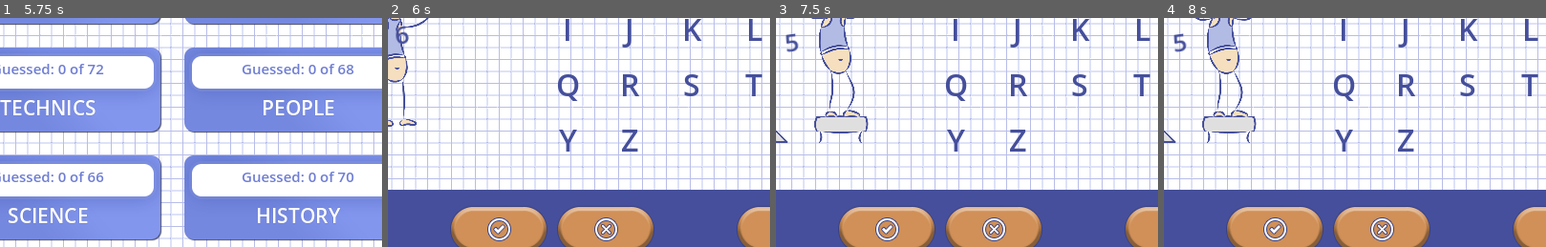
Above: before the commit, frames 1-4 (left to right).
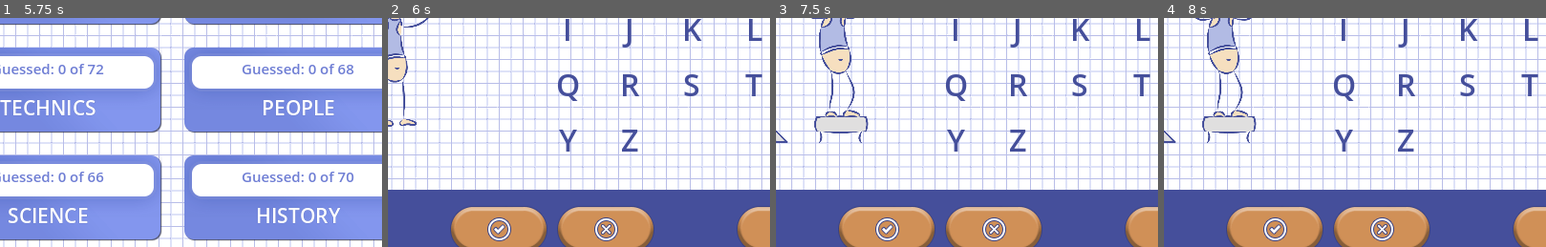
Above: after the commit, the same moments.

Repository: trinarr/hangman20_godot
Game: Godot game, scene res://scenes/Main.tscn
The game is run twice, just before and just after one commit, with the same random seed, the same clock (stepped at 60 frames per second) and the same inputs.
Inputs (mouse positions are % of the whole screen's width and height, from its top left):
- Up to frame 1 (5.75 s): click (90, 17) at 0.5 s; click (32, 50) at 1.27 s; click (90, 17) at 2 s; click (68, 50) at 2.77 s; click (90, 17) at 3.5 s; click (32, 50) at 4.27 s; tap Enter at 5 s; move the mouse to (33, 44) at 5.02 s; click (33, 44) at 5.17 s
- Up to frame 2 (6 s): click (18, 35) at 5.77 s
- Up to frame 3 (7.5 s): click (35, 34) at 6.52 s; click (44, 34) at 7.27 s
- Up to frame 4 (8 s): no input
The pictures show only the part of the screen within x 12-62%, y 43-93%; the shares and areas given below are measured in that part.

Frame 1 is identical in both runs. In frame 2, 0.1% of the frame differs, in the area x 2-6%, y 3-12%; in frame 3, 0.2%, in the area x 2-6%, y 6-15%; in frame 4, 0.2%.

Commit message:
Фикс конфигов

Diff:
--- a/scripts/main.gd
+++ b/scripts/main.gd
@@ -1391,7 +1391,6 @@
 		if comment_label != null:
 			comment_label.add_theme_color_override("font_color", Color(1.0, 1.0, 1.0, 0.82))
 
-	_stage_hero_attempts_counter()
 	if GameState.current_mode == 1:
 		_stage_time_attack_hud()
 
@@ -1427,67 +1426,6 @@
 	var time_label := _stage_label(Rect2(58.0, 429.0, 150.0, 28.0), _format_time(GameState.current_time_left), 19, Color.WHITE, HORIZONTAL_ALIGNMENT_LEFT)
 	time_label.vertical_alignment = VERTICAL_ALIGNMENT_CENTER
 	_apply_result_text_glow(time_label, Color(0.2314, 0.2627, 0.5176, 1.0), 2)
-
-func _stage_hero_attempts_counter() -> void:
-	var visible_attempts: int = _hero_attempts_display_value()
-	if visible_attempts < 0:
-		return
-
-	var counter_rect: Rect2 = _hero_attempts_counter_rect()
-	var holder: Control = _stage_holder(counter_rect, Control.MOUSE_FILTER_IGNORE)
-	holder.z_index = 170
-	holder.pivot_offset = counter_rect.size * 0.5
-	holder.rotation = deg_to_rad(_hero_attempts_counter_rotation())
-
-	var label := Label.new()
-	label.mouse_filter = Control.MOUSE_FILTER_IGNORE
-	label.set_anchors_preset(Control.PRESET_FULL_RECT)
-	label.text = str(visible_attempts)
-	label.horizontal_alignment = HORIZONTAL_ALIGNMENT_CENTER
-	label.vertical_alignment = VERTICAL_ALIGNMENT_CENTER
-	label.add_theme_font_size_override("font_size", 24 if _selected_character_id() == 2 else 26)
-	label.add_theme_color_override("font_color", Color(0.2706, 0.3098, 0.6078, 1.0))
-	label.add_theme_color_override("font_outline_color", Color(0.93, 0.91, 0.82, 0.18))
-	label.add_theme_constant_override("outline_size", 1)
-	holder.add_child(label)
-
-func _hero_attempts_display_value() -> int:
-	if GameSession.max_mistakes <= 1:
-		return -1
-	var display_value: int = GameSession.max_mistakes - GameSession.mistakes - 1
-	if display_value <= 0:
-		return -1 if !GameSession.is_active else 1
-	return display_value
-
-func _hero_attempts_counter_rect() -> Rect2:
-	var index: int = clampi(GameSession.mistakes, 0, 6)
-	if _selected_character_id() == 2:
-		var cat_positions := [
-			Rect2(78.0, 236.0, 52.0, 34.0),
-			Rect2(82.0, 239.0, 52.0, 34.0),
-			Rect2(86.0, 243.0, 52.0, 34.0),
-			Rect2(90.0, 247.0, 52.0, 34.0),
-			Rect2(94.0, 250.0, 52.0, 34.0),
-			Rect2(98.0, 254.0, 52.0, 34.0),
-			Rect2(101.0, 257.0, 52.0, 34.0)
-		]
-		return cat_positions[index]
-	var human_positions := [
-		Rect2(84.0, 206.0, 52.0, 36.0),
-		Rect2(86.0, 214.0, 52.0, 36.0),
-		Rect2(89.0, 223.0, 52.0, 36.0),
-		Rect2(92.0, 229.0, 52.0, 36.0),
-		Rect2(95.0, 236.0, 52.0, 36.0),
-		Rect2(96.0, 241.0, 52.0, 36.0),
-		Rect2(98.0, 245.0, 52.0, 36.0)
-	]
-	return human_positions[index]
-
-func _hero_attempts_counter_rotation() -> float:
-	if _selected_character_id() == 2:
-		return -5.0
-	return -8.0
-
 
 func _play_hero_wrong_guess_animation(previous_mistakes: int, current_mistakes: int) -> void:
 	_clear_hero_animation_overlay()
@@ -1587,7 +1525,6 @@
 	_stage_texture(Rect2(738.0, 34.0, 18.0, 18.0), RESULT_CLOSE_ICON)
 
 	hero_static_symbol = _stage_symbol(_hero_symbol_path(), Vector2(26.0, 324.0), _hero_animation_time(), HERO_MOV_IDLE_FRAME_TIME) as FlashStageSymbol
-	_stage_hero_attempts_counter()
 
 	# The result title must never depend on an optional/empty value in `data`.
 	# Draw it in its own high z-index holder and disable clipping so the large
Not shown, changed: export_presets.cfg
